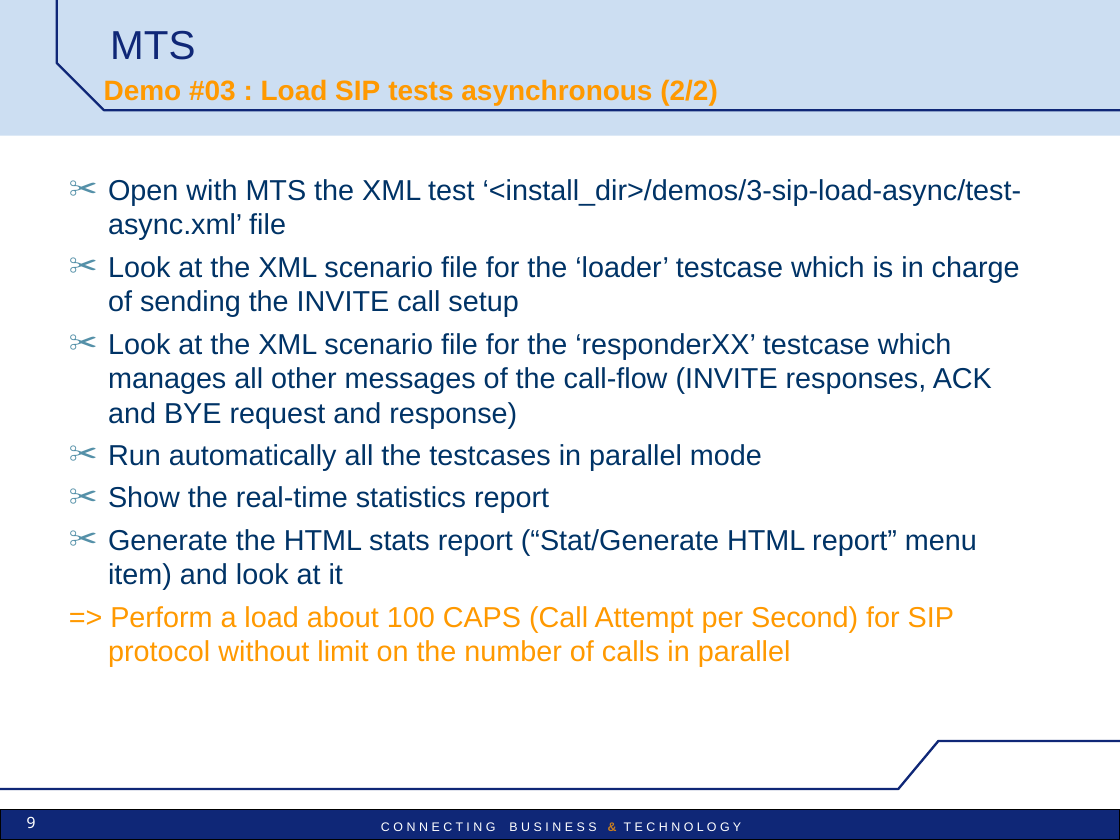
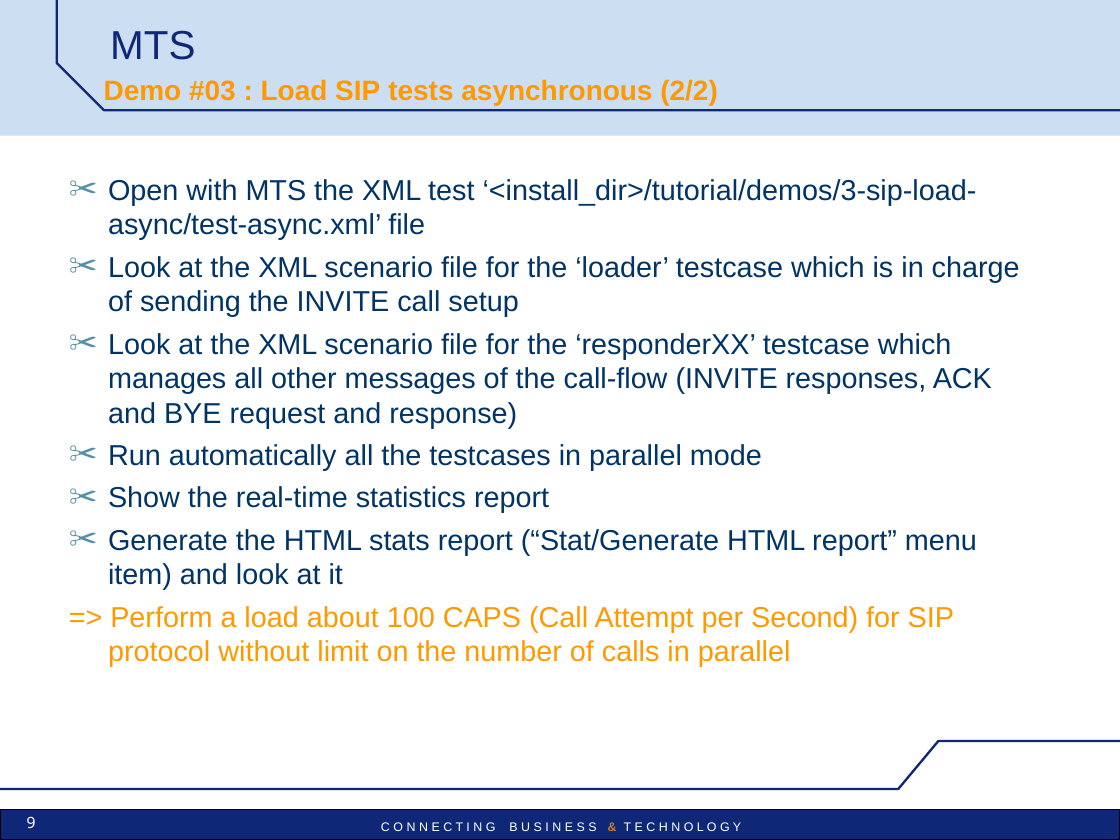
Before and after one commit to vu3mmg/mts-project, a slide deck: slide 9 of trunk/mts/src/main/doc/MTS_pres_demos.ppt. Drawn at 1120x840 pixels with LibreOffice and Linux fonts; fonts in the diff are those of the drawing; background and template pictures are left out. Boxes give left, top, right and bottom in pixels: in the first picture for what was removed or moved away, otherwise in the second. Text is boxed around its words. In the diff, an @@ line names an element or a change of style, - is before the commit and + after.

```diff
--- a/trunk/mts/src/main/doc/MTS_pres_demos.ppt
+++ b/trunk/mts/src/main/doc/MTS_pres_demos.ppt
@@ text at (108, 179, 977, 240): text changed @@
-✂ Open with MTS the XML test ‘<install_dir>/demos/3-sip-load-async/test-async.xml’ file
+✂ Open with MTS the XML test ‘<install_dir>/tutorial/demos/3-sip-load-async/test-async.xml’ file
```
Also in this commit, not shown: 14 other slides changed, 2 slides added.
